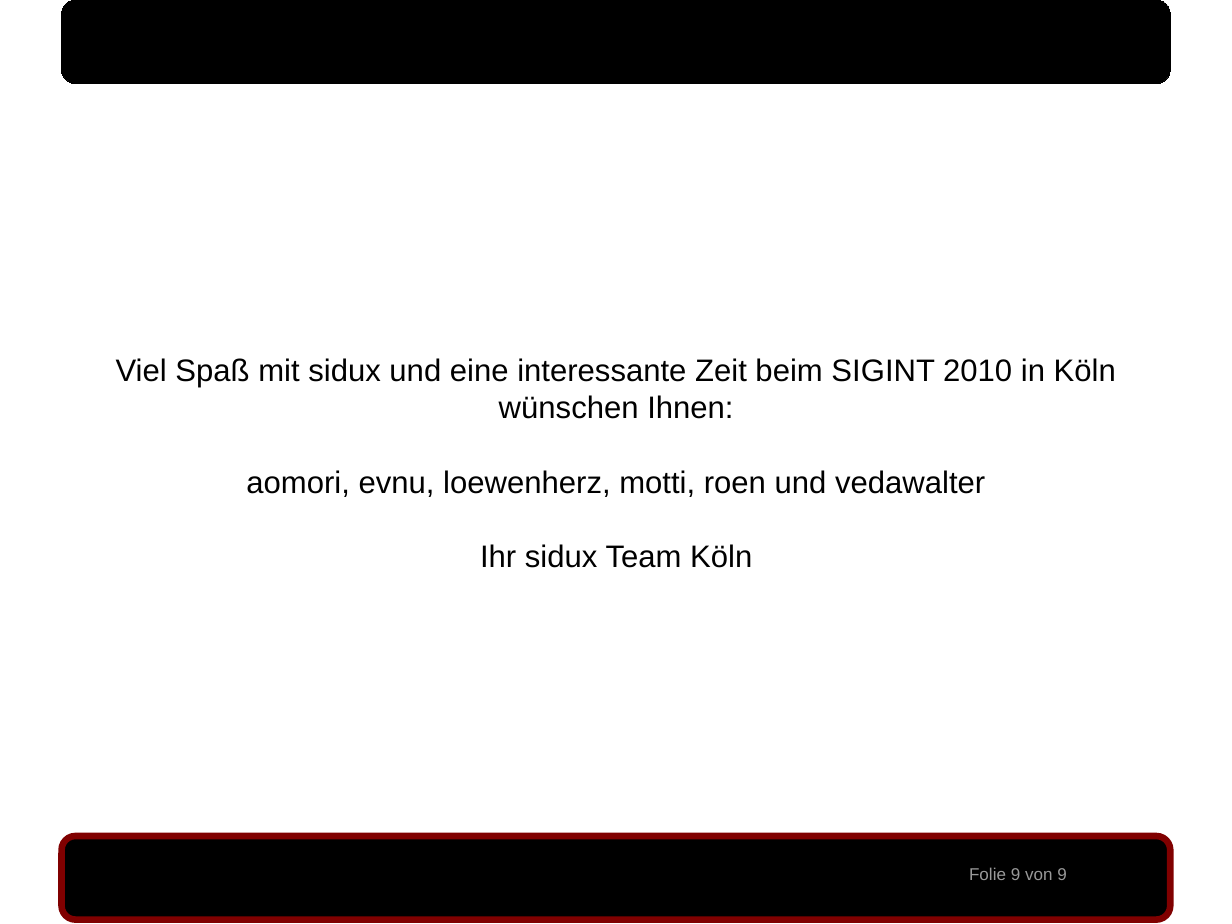
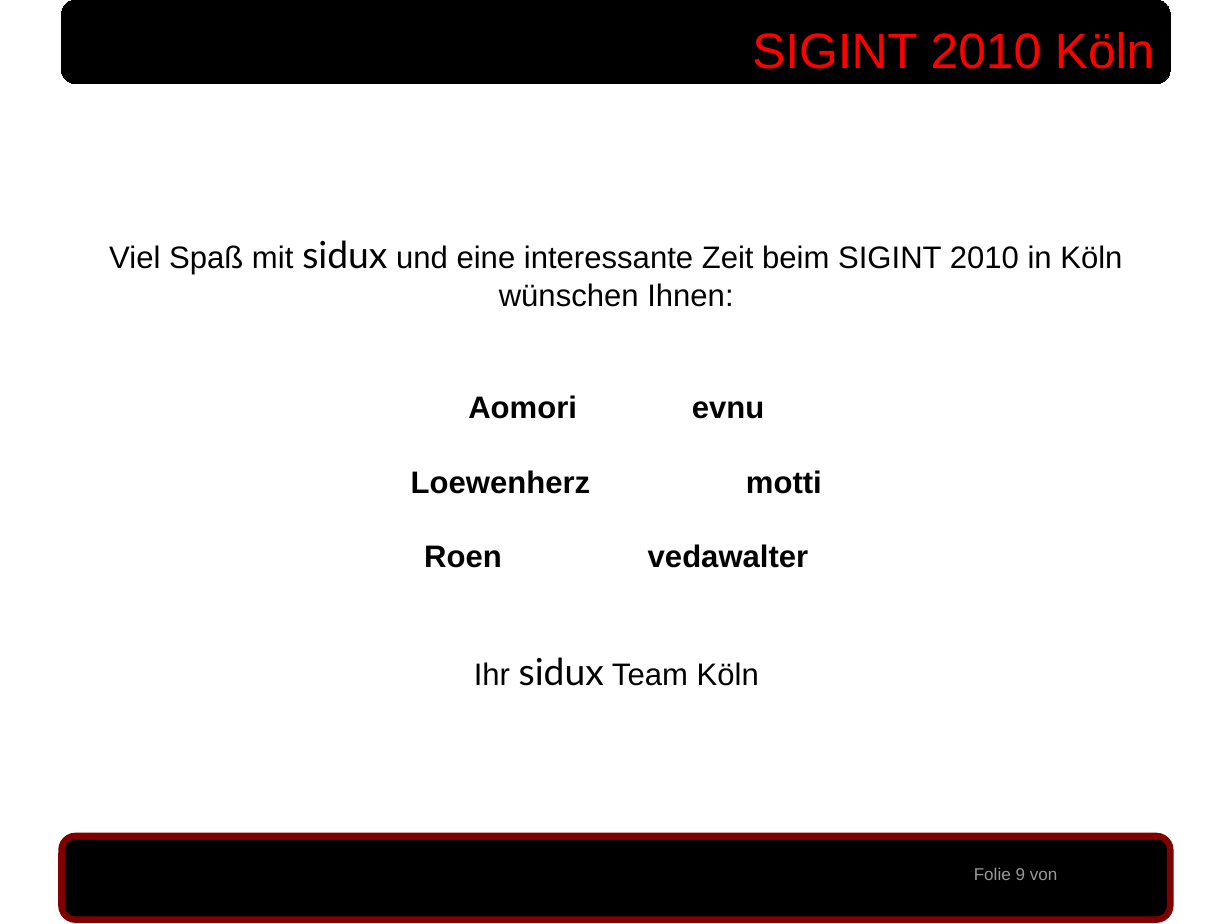
Before and after one commit to sidux-ev/praesentation, a slide deck: slide 9 of bin/sigint2010_koeln.odp. Drawn at 1232x924 pixels with LibreOffice and Linux fonts; fonts in the diff are those of the drawing; background and template pictures are left out. Boxes give left, top, right and bottom in pixels: in the first picture for what was removed or moved away, otherwise in the second. Text is boxed around its words. In the diff, an @@ line names an element or a change of style, - is before the commit and + after.

Commit message:
odp angepasst, sidux in dustismo +4pt (ttf-dustin muss installiert werden!), sidux-ev in arial, fett, inhalt wie in txt sidux im header dustimo +4pt, fett hinweis in ODP bzgl. FONT auf 1. seite (remove me after finalisation) pdf aus odp kleinere typos

```diff
--- a/bin/sigint2010_koeln.odp
+++ b/bin/sigint2010_koeln.odp
@@ text added at <box>752,32,1154,69</box>, 32 pt, text #FF0000 @@
+SIGINT 2010 Köln
@@ text at <box>109,240,1122,686</box>: size 20 to 24 pt, font Arial to Lato in "sidux", "sidux" @@
@@ text at <box>468,395,822,568</box>: text changed; bold on @@
-aomori, evnu, loewenherz, motti, roen und vedawalter
+Aomori evnu
+Loewenherz motti
+Roen vedawalter
@@ page number at <box>974,867,1058,880</box>: text changed @@
-Folie 9 von 9
+Folie 9 von
```
Also in this commit, not shown: 8 other slides changed, 3 other files.
